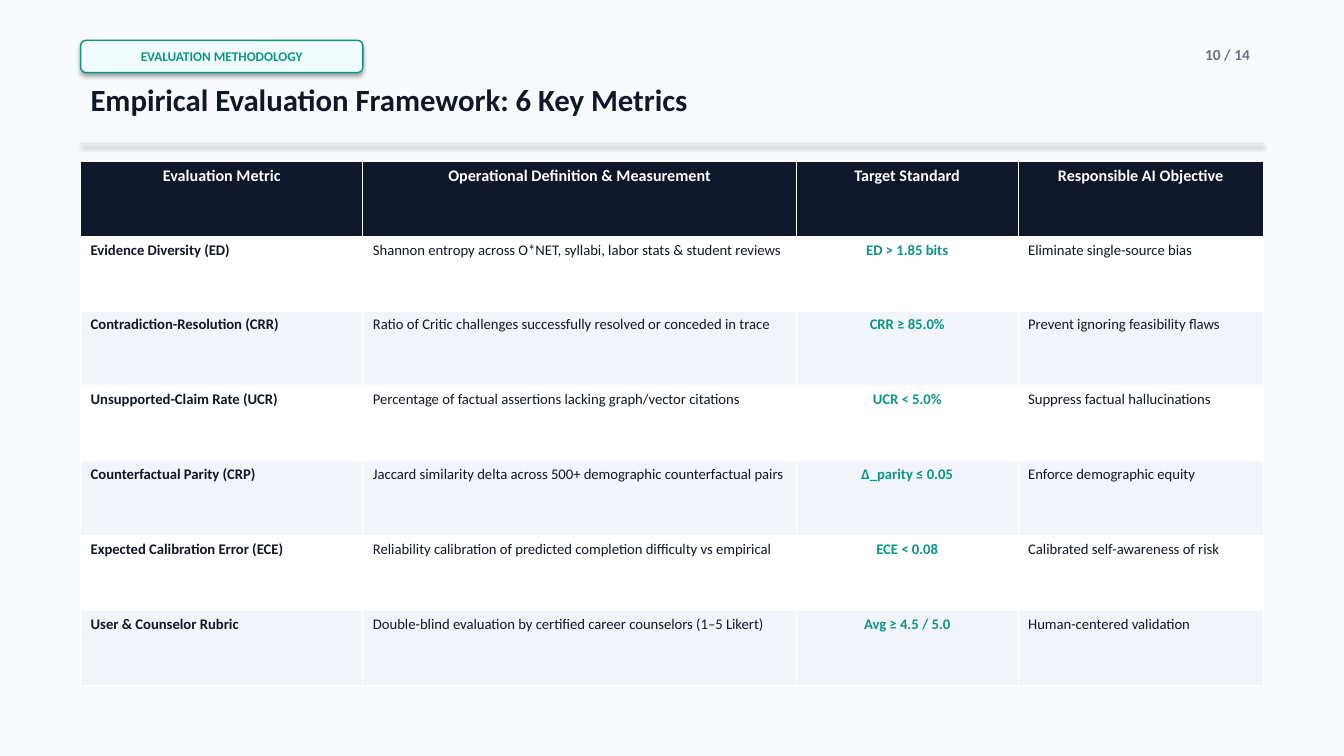
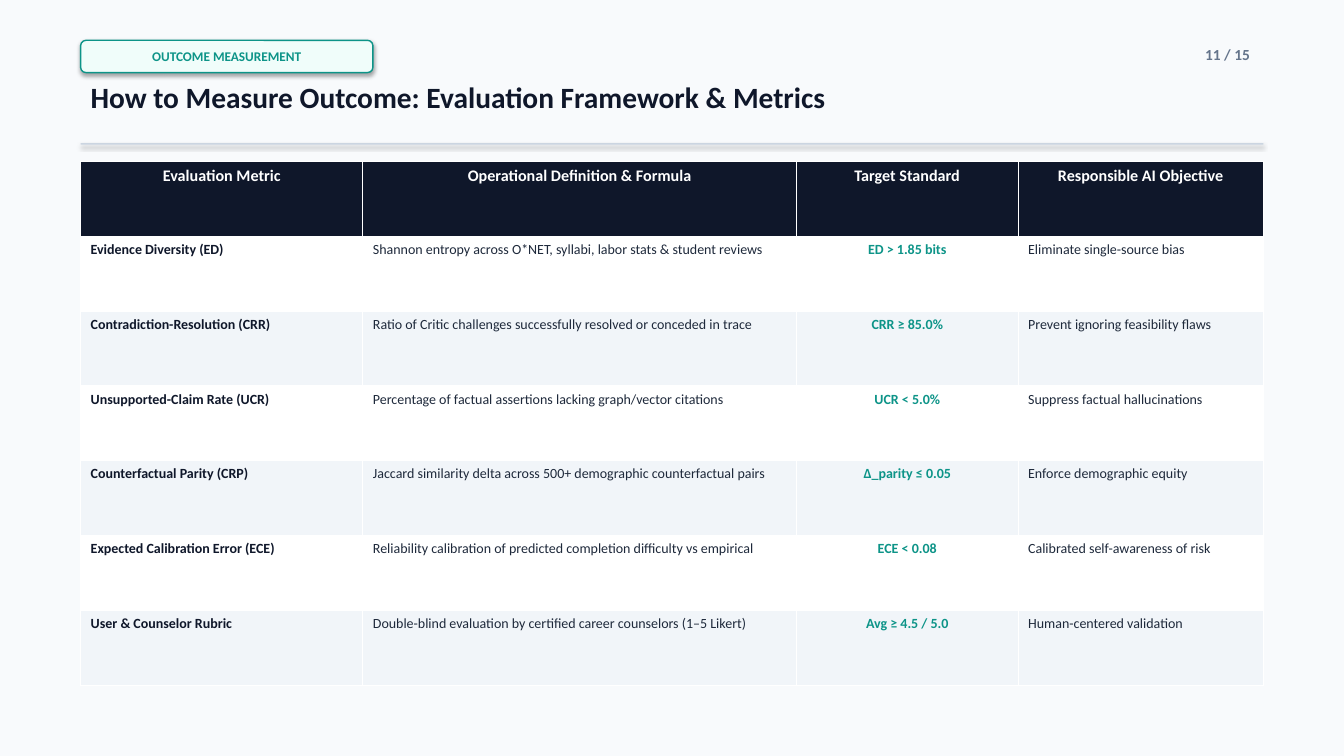
Before and after one commit to parth2024-tech/rai-project, a slide deck: slide 11 of Debate_Career_Guidance_Agent_Presentation.pptx (slide 10 before the commit). Drawn at 1344x756 pixels with LibreOffice and Linux fonts; fonts in the diff are those of the drawing. Boxes give left, top, right and bottom in pixels: in the first picture for what was removed or moved away, otherwise in the second. Text is boxed around its words. In the diff, an @@ line names an element or a change of style, - is before the commit and + after.

Commit message:
feat: implement human-crafted 15-slide deck with native flowcharts, literature survey, and outcome metrics

```diff
--- a/Debate_Career_Guidance_Agent_Presentation.pptx
+++ b/Debate_Career_Guidance_Agent_Presentation.pptx
@@ rounded rectangle "OUTCOME MEASUREMENT": place and size @@
-rounded rectangle "OUTCOME MEASUREMENT" at bbox=[81, 40, 363, 73]
+rounded rectangle "OUTCOME MEASUREMENT" at bbox=[81, 40, 373, 73]
@@ text in rounded rectangle at bbox=[152, 52, 301, 61]: text changed @@
-EVALUATION METHODOLOGY
+OUTCOME MEASUREMENT
@@ text at bbox=[1205, 50, 1250, 60]: text changed @@
-10 / 14
+11 / 15
@@ text at bbox=[91, 87, 825, 109]: text changed; size 22 to 21 pt @@
-Empirical Evaluation Framework: 6 Key Metrics
+How to Measure Outcome: Evaluation Framework & Metrics
@@ rectangle at bbox=[81, 143, 1263, 144]: fill #E2E8F0 to #CBD5E1 @@
@@ table at bbox=[81, 161, 1263, 686] @@
-row 1, column 2: Operational Definition & Measurement
+row 1, column 2: Operational Definition & Formula
@@ size 10.5 to 10 pt @@
@@ text colour #0F172A to #1E293B in "Shannon entropy across O*NET, syllabi, labor stats ...", "Eliminate single-source bias", "Ratio of Critic challenges successfully resolved or ...", "Prevent ignoring feasibility flaws" and 8 more places @@
```
Also in this commit, not shown: 9 other slides changed, 5 slides added, 4 slides removed, 3 other files.
